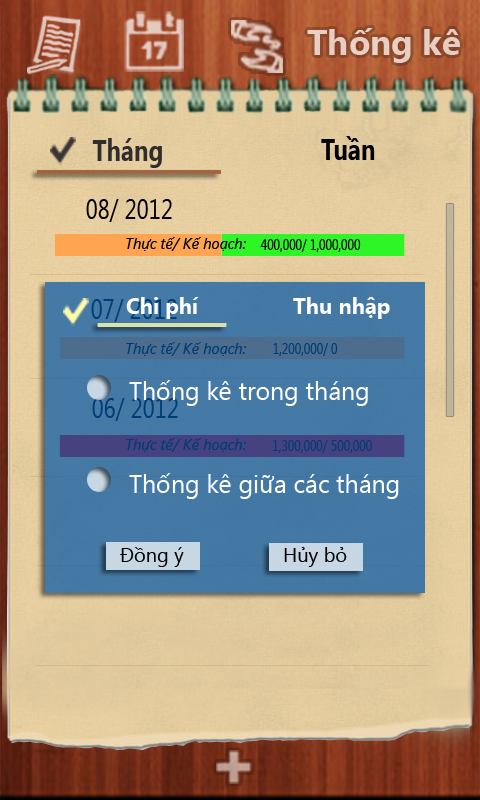
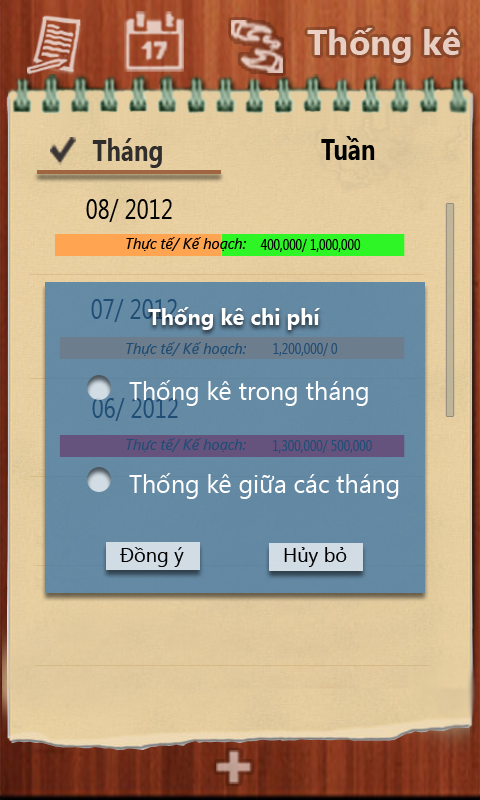
Layered file, before and after one edit (480px x 800px). Changes by layer:
hid "thu_nhap" over [293, 297, 390, 319]
renamed "Chi phí" to "Thống kê chi phí", painted on it over [126, 297, 320, 330]
hid "line" over [97, 323, 227, 327]
hid "Layer 10" over [63, 298, 89, 326]
